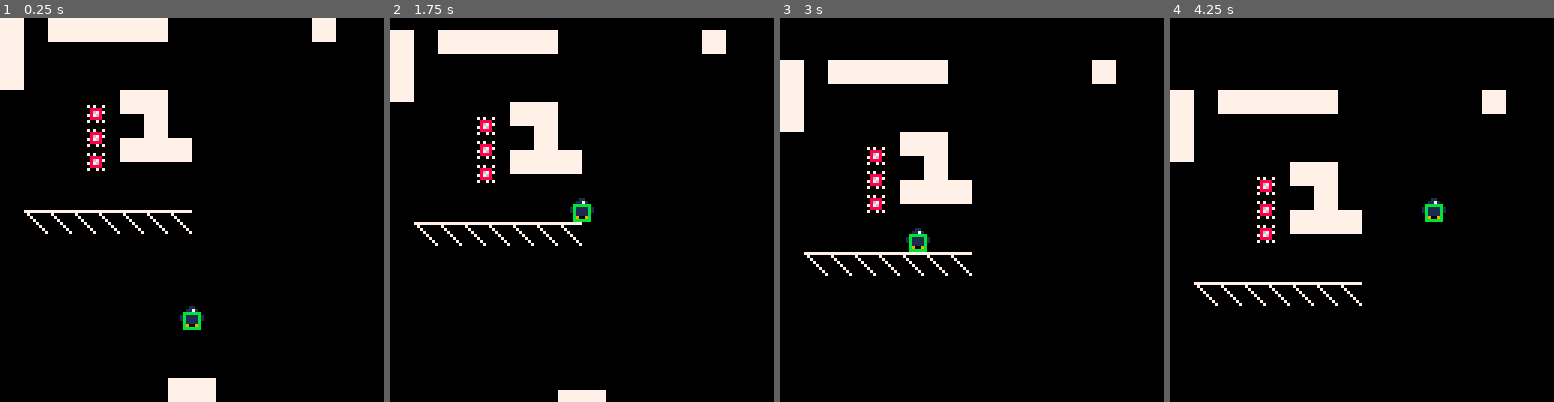
Above: before the commit, frames 1-4 (left to right).
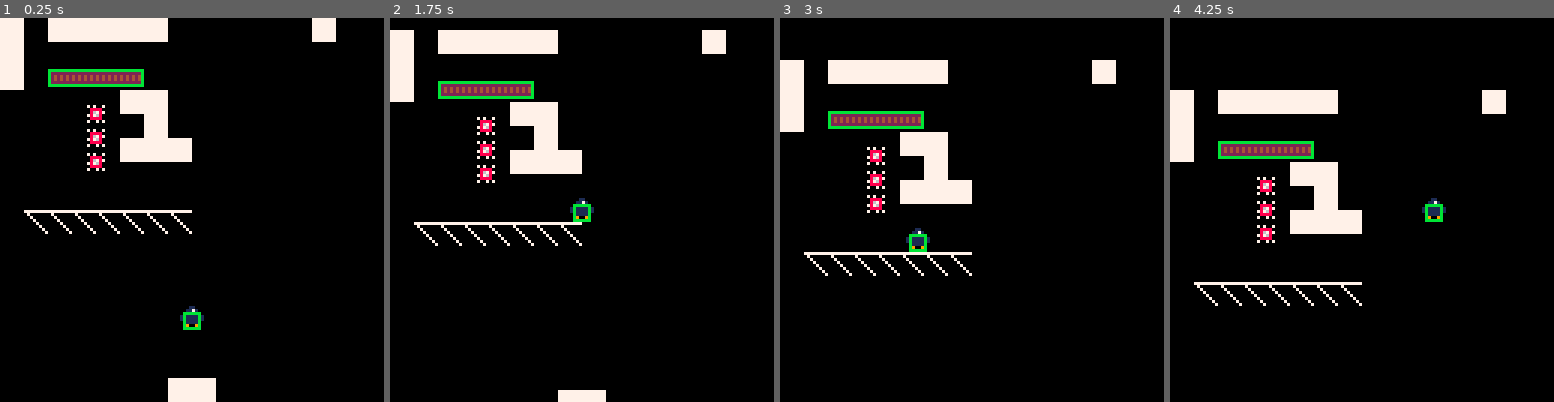
Above: after the commit, the same moments.

Repository: Platymek/bird-platformer
Game: PICO-8 cartridge bird-platformer.p8
Same seed, same stepped clock (60 frames per second), same inputs: the game is played once before the commit and once after it.
Inputs:
- Up to frame 1 (0.25 s): no input
- Up to frame 2 (1.75 s): tap O (Z key) at 0.33, 0.7, 1.43 s
- Up to frame 3 (3 s): hold Left 1.97-2.37 s; tap O (Z key) at 2.22 s; hold Right from 2.87 s (still down)
- Up to frame 4 (4.25 s): tap O (Z key) at 3.1, 3.98 s; release Right at 3.53 s; hold Right from 4.13 s (still down)

The runs differ from the first frame. In frame 1, 1.2% of the frame differs, in the area x 12-38%, y 13-18%; in frame 2, 1.2%; in frame 3, 1.2%; in frame 4, 1.2%.

Commit message:
added breakable walls
added breakable wall entity. This required:
- sprite object
- sprite group component and system
- added collision component to velocity/ collision system

Diff:
--- a/bird-platformer.p8
+++ b/bird-platformer.p8
@@ -6,8 +6,11 @@
 #include src/pecs.lua
 #include src/world.lua
 #include src/generic.lua
+
 #include src/entities/player.lua
 #include src/entities/spike.lua
+#include src/entities/breakWall.lua
+
 #include src/mapManager.lua
 #include src/cameras.lua
 
@@ -28,10 +31,7 @@
  createSpikeEntity(world, 32, 32)
  createSpikeEntity(world, 32, 40)
  createSpikeEntity(world, 32, 48)
-
- r1 = Rect:new(0, 0, 4, 4)
- r2 = Rect:new(1, 1, 5, 5)
- r3 = Rect:new(10, 10, 4, 4)
+ createBreakWallEntity(world, 16, 16, 4)
 
  mm = makeMapManager()
  mm.addMap("test room 1/1", 0,  0, 0, 0)
@@ -39,18 +39,19 @@
  mm.addMap("test room 2/1", 0, -2, 0, 2)
  mm.addMap("test room 2/2", 0, -3, 0, 3)
 
- function isSolid(x, y, falling)
-
-  result = mm.hasFlag(0, x / 8, y / 8)
+ function isSolid(x, y, ent, falling)
+
+  result = mm.hasFlag(0, flr(x / 8), (y / 8))
+  or isPointInCollision(world, x, y, ent)
 
   -- hacky way of including platforms
   if falling == true
   and (flr(y) % 8 == 0 or flr(y) % 8 == 1 or flr(y) % 8 == 2)
   then
-   return result or mm.hasFlag(1, x / 8, y / 8)
+   return result or mm.hasFlag(1, flr(x / 8), (y / 8))
   end
 
-  return mm.hasFlag(0, x / 8, y / 8)
+  return result
  end
 end
 
@@ -69,6 +70,7 @@
 
  cls()
  mm.draw()
+ SpriteGroupSystem()
  SpriteSystem()
 
  -- debug
@@ -79,12 +81,12 @@
 
 __gfx__
 00000000000110000001100000000000000000000000000000000000000000000000000000000000000000000000000000000000000000000000000000000000
-00000000001171000011710007070070000000000000000000000000000000000000000000000000000000000000000000000000000000000000000000000000
-0070070000719990007199900077d700000000000000000000000000000000000000000000000000000000000000000000000000000000000000000000000000
-00077000111111111111111100d67770000000000000000000000000000000000000000000000000000000000000000000000000000000000000000000000000
-00077000111111111111111107776d00000000000000000000000000000000000000000000000000000000000000000000000000000000000000000000000000
-007007000111111001111110007d7700000000000000000000000000000000000000000000000000000000000000000000000000000000000000000000000000
-00000000009009000090090007007070000000000000000000000000000000000000000000000000000000000000000000000000000000000000000000000000
+000000000011710000117100070700704d4444d40000000000000000000000000000000000000000000000000000000000000000000000000000000000000000
+0070070000719990007199900077d700222222220000000000000000000000000000000000000000000000000000000000000000000000000000000000000000
+00077000111111111111111100d67770424242420000000000000000000000000000000000000000000000000000000000000000000000000000000000000000
+00077000111111111111111107776d00424242420000000000000000000000000000000000000000000000000000000000000000000000000000000000000000
+007007000111111001111110007d7700222222220000000000000000000000000000000000000000000000000000000000000000000000000000000000000000
+000000000090090000900900070070704d4444d40000000000000000000000000000000000000000000000000000000000000000000000000000000000000000
 00000000090000900900009000000000000000000000000000000000000000000000000000000000000000000000000000000000000000000000000000000000
 00000000000000000000000000000000000000000000000000000000000000000000000000000000000000000000000000000000000000000000000000000000
 00000000000000000000000000000000000000000000000000000000000000000000000000000000000000000000000000000000000000000000000000000000
--- /dev/null
+++ b/src/entities/breakWall.lua
@@ -0,0 +1,27 @@
+
+function createBreakWallEntity(world, x, y, w)
+
+    local breakWall = world.entity()
+    local sw = w * 8
+
+    breakWall += Position({x = x, y = y})
+
+    local sprs = {}
+    for i = 0, w - 1 do
+
+        sprs[#sprs + 1] = Spr:new(4, i * 8, 0)
+    end
+
+    breakWall += SpriteGroup({sprs = sprs})
+
+    local area = Rect:new(0, 1, sw, 6)
+    breakWall += Collision({rect = area})
+
+    local function onHurt(me, you)
+
+        breakWall += Delete()
+    end
+
+    breakWall += Hurtbox({team = 0, rect = area, onHurt = onHurt})
+    return breakWall
+end
--- a/src/entities/player.lua
+++ b/src/entities/player.lua
@@ -31,6 +31,7 @@
 
         vel.y       = 0
         gra.scale   = 1
+        ent -= Hitbox
 
     elseif  pla.state == 3 then
 
@@ -52,6 +53,8 @@
         gra.scale   = 0
         pla.attack  = 0
 
+        ent += Hitbox({team = 1, rect = Rect:new(-4, -6, 8, 4)})
+
     elseif  pla.state == 3 then
 
         pla.stun    = 0
@@ -185,9 +188,9 @@
 
     local box = Rect:new(-3, -2, 6, 6)
 
-    player += Collision({x = -3, y = -2, w = 6, h = 6})
-    player += Hurtbox({rect = box})
-    player += Sprite({index = 1})
+    player += Collision({rect = box})
+    player += Hurtbox({team = 1, rect = box})
+    player += Sprite({spr = Spr:new(1)})
 
     setState(player, 0)
 
--- a/src/entities/spike.lua
+++ b/src/entities/spike.lua
@@ -13,7 +13,7 @@
         rect = Rect:new(-2, -2, 4, 4),
         onHit = onHit})
 
-    spike += Sprite({index = 3})
+    spike += Sprite({spr = Spr:new(3)})
     spike += Position({x = x, y = y})
 
     return spike
--- a/src/generic.lua
+++ b/src/generic.lua
@@ -6,7 +6,28 @@
 
 -- sprites --
 
-local Sprite = world.component({index = 0, offx = -4, offy = -4})
+Spr = {}
+
+Spr.new =
+function (self, index, x, y, w, h, flip_x, flip_y)
+
+    local s = {
+        index = index, x = x or -4, y = y or -4, w = w or 1, h = h or 1,
+        flip_x = flip_x or false, flip_y = flip_y or false}
+
+    setmetatable(s, self)
+    self.__index = self
+    return s
+end
+
+Spr.draw =
+function (self, x, y)
+
+    spr(self.index, self.x + x, self.y + y,
+    self.w, self.h, self.flip_x, self.flip_y)
+end
+
+local Sprite = world.component({spr = Spr:new(0, -4, -4)})
 
 local SpriteSystem = world.system({Position, Sprite},
 function (entity)
@@ -14,46 +35,78 @@
     local pos = entity[Position]
     local sprite = entity[Sprite]
 
-    spr(sprite.index, pos.x + sprite.offx, pos.y + sprite.offy)
+    sprite.spr:draw(pos.x, pos.y)
+end)
+
+local SpriteGroup = world.component({sprs = {}})
+
+local SpriteGroupSystem = world.system({Position, SpriteGroup},
+function (entity)
+
+    local pos = entity[Position]
+    local spg = entity[SpriteGroup]
+
+    for _, sprite in pairs(spg.sprs) do
+
+        sprite:draw(pos.x, pos.y)
+    end
 end)
 
 
 -- physics --
 
-local Collision = world.component({x = 0, y = 0, w = 8, h = 8})
+local Collision = world.component({rect = Rect:new(-4, -4, 8, 8)})
 
 local DrawCollision = world.system({Position, Collision},
 function (ent, color)
 
     local pos = ent[Position]
-    local col = ent[Collision]
-
-    local x = pos.x + col.x
-    local y = pos.y + col.y
-
-    rect(x, y, x + col.w - 1, y + col.h - 1)
+
+    ent[Collision].rect:draw(pos.x, pos.y, color)
 end
 )
 
+local isPointInCollision =
+function (world, x, y, ent)
+
+    local colEntities = world.query({Collision, Position})
+
+    for _, colEnt in pairs(colEntities) do
+
+        if ent ~= colEnt and ent ~= nil then
+
+            local pos = colEnt[Position]
+
+            if colEnt[Collision].rect
+                :getOffset      (pos.x, pos.y)
+                :isPointInRect  (x, y)
+
+            then return true end
+        end
+    end
+
+    return false
+end
+
 
 local Velocity = world.component({x = 0, y = 0, onFloor = false })
 
-local function movex(col, pos, newPos, isSolidFunc)
+local function movex(ent, col, pos, newPos, isSolidFunc)
 
     if flr(pos.x) ~= flr(newPos.x) then
 
-        local y1 = pos.y + col.y
-        local y2 = y1 + col.h - 1
-
-        local x = newPos.x + col.x
+        local y1 = pos.y + col.rect.y
+        local y2 = y1 + col.rect.h - 1
+
+        local x = newPos.x + col.rect.x
 
         if pos.x < newPos.x then
 
-            x += col.w - 1
-        end
-
-        if isSolidFunc(x, y1)
-        or isSolidFunc(x, y2) then
+            x += col.rect.w - 1
+        end
+
+        if isSolidFunc(x, y1, ent)
+        or isSolidFunc(x, y2, ent) then
 
             return pos.x
         end
@@ -62,23 +115,23 @@
     return newPos.x
 end
 
-local function movey(col, pos, newPos, isSolidFunc)
+local function movey(ent, col, pos, newPos, isSolidFunc)
 
     if flr(pos.y) ~= flr(newPos.y) then
 
-        local x1 = pos.x + col.x
-        local x2 = x1 + col.w - 1
-
-        local y = newPos.y + col.y
+        local x1 = pos.x + col.rect.x
+        local x2 = x1 + col.rect.w - 1
+
+        local y = newPos.y + col.rect.y
         local falling = pos.y < newPos.y
 
         if falling then
 
-            y += col.h - 1
-        end
-
-        if isSolidFunc(x1, y, falling)
-        or isSolidFunc(x2, y, falling) then
+            y += col.rect.h - 1
+        end
+
+        if isSolidFunc(x1, y, ent, falling)
+        or isSolidFunc(x2, y, ent, falling) then
 
             return pos.y
         end
@@ -106,7 +159,7 @@
     else
         if vel.x ~= 0 then
 
-            local nx = movex(col, pos, newPos, isSolidFunc)
+            local nx = movex(entity, col, pos, newPos, isSolidFunc)
 
             if pos.x == nx then
 
@@ -118,7 +171,7 @@
 
         if vel.y ~= 0 then
 
-            local ny = movey(col, pos, newPos, isSolidFunc)
+            local ny = movey(entity, col, pos, newPos, isSolidFunc)
 
             if pos.y == ny then
 
@@ -147,29 +200,6 @@
 end)
 
 -- camera --
-
---[[
-local Camera = world.component({maxSpeed = 16, offx = 0, offy = 0, x = 0, y = 0 })
-
-local CameraSystem = world.system({Camera, Position},
-function (ent, dt)
-
-    local cam = ent[Camera]
-    local pos = ent[Position]
-
-    local function ease(c, p, ms)
-
-        return math.moveToward(c, p,
-        -- slow with distance to entity, if it's smaller than max speed
-            min(abs(c - p), ms))
-    end
-
-    cam.x = ease(cam.x, pos.x, cam.maxSpeed)
-    cam.y = ease(cam.y, pos.y, cam.maxSpeed)
-
-    camera
-end)
-]]
 
 local Camera = world.component({offx = 0, offy = 0})
 
@@ -228,8 +258,8 @@
                 :isOverlapping(hurt.rect
                 :getOffset(hurtPos.x, hurtPos.y))
                 then
-                    if hurt.onHurt then hit.onHurt(hitEnt, ent) end
-                    if hit .onHit  then hit.onHit (hitEnt, ent) end
+                    if hurt.onHurt then hurt.onHurt(ent, hitEnt) end
+                    if hit .onHit  then hit .onHit (hitEnt, ent) end
                 end
             end
         end
--- a/src/math.lua
+++ b/src/math.lua
@@ -1,14 +1,16 @@
 
 math = {}
 
-math.moveToward = function(from, to, delta)
+math.moveToward =
+function(from, to, delta)
 
     if abs(to - from) <= delta then return to end
     return from + sgn(to - from) * delta
 end
 
 -- rectangle a and b
-math.isRectsOverlapping = function (
+math.isRectsOverlapping =
+function (
     ax1, ay1, ax2, ay2,
     bx1, by1, bx2, by2)
 
@@ -18,6 +20,16 @@
 
     -- Otherwise, they must be overlapping
     return true
+end
+
+math.isPointInArea =
+function (ax1, ay1, ax2, ay2, x, y)
+
+    return
+        x >= ax1
+    and x <= ax2
+    and y >= ay1
+    and y <= ay2
 end
 
 math.lerp = function (a, b, speed)
@@ -55,6 +67,16 @@
     return Rect:new(self.x + x, self.y + y, self.w, self.h)
 end
 
+Rect.isPointInRect =
+function (self, x, y)
+
+    return math.isPointInArea(
+
+        self.x, self.y, self.x + self.w, self.y + self.h,
+        x, y
+    )
+end
+
 Rect.draw =
 function (self, x, y, color)
 
